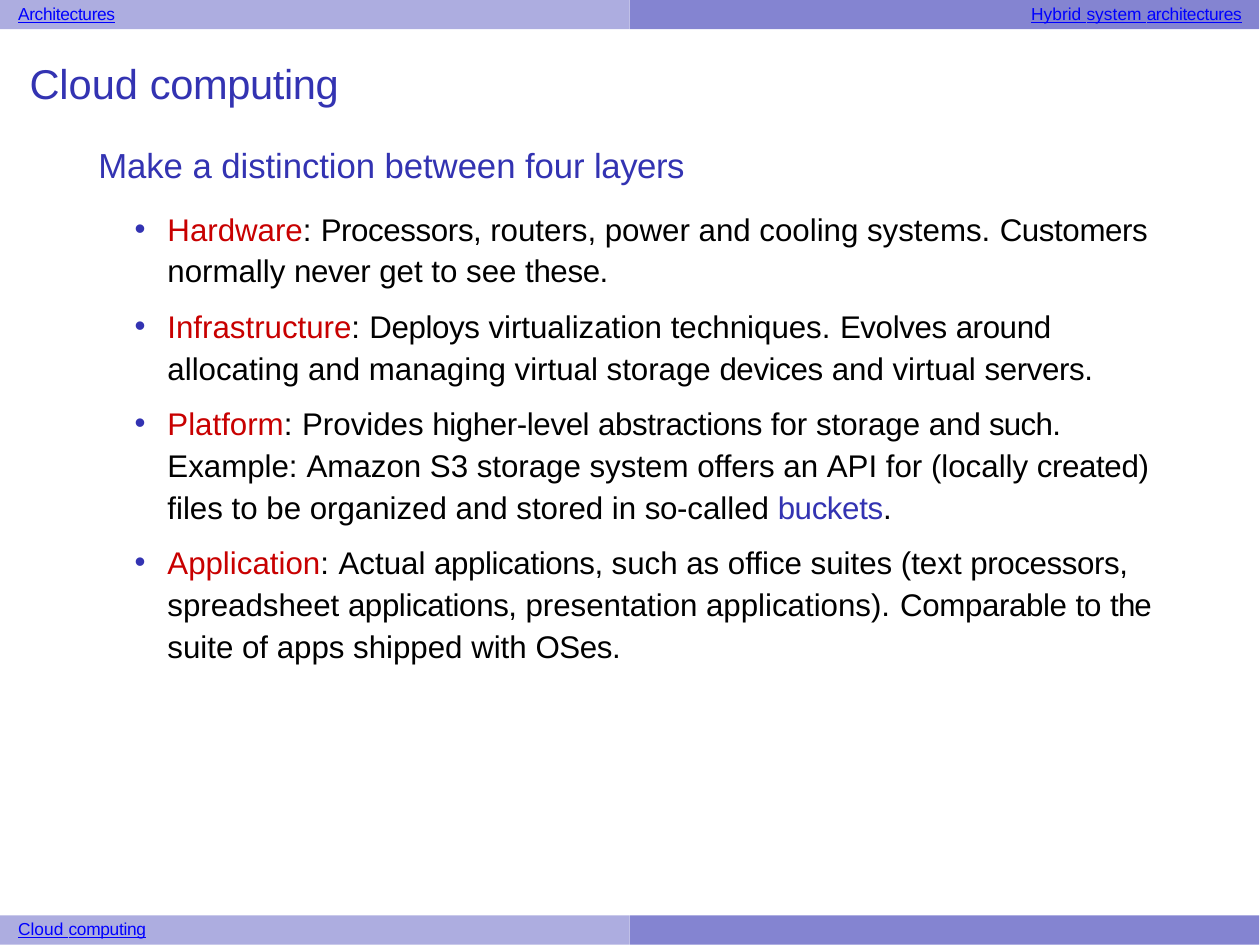
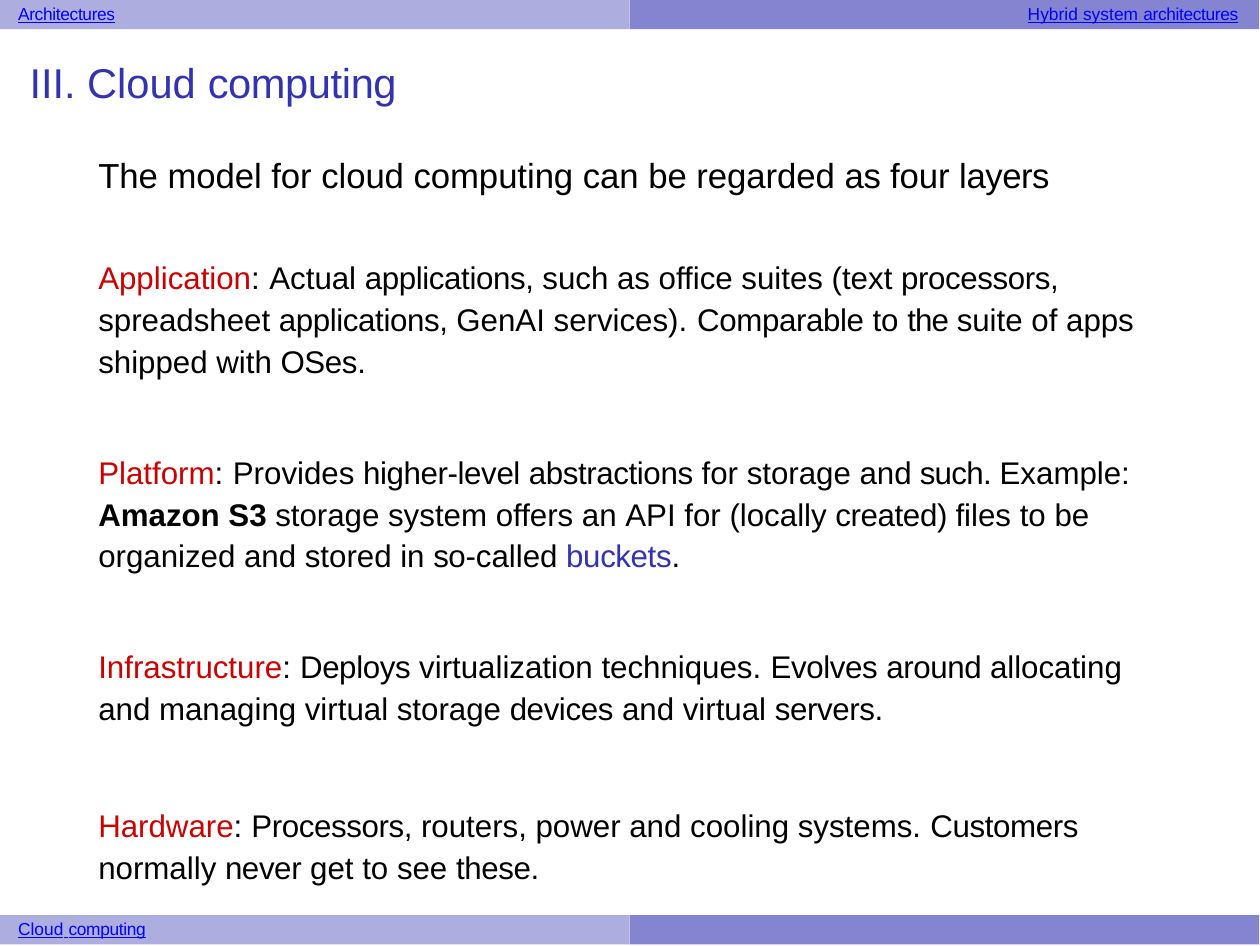
Before and after one commit to UVADS/distributed_computing, a slide deck: slide 21 of 03_dataframes_and_spark_sql/system_architecture_examples.pptx (slide 8 before the commit). Drawn at 1260x946 pixels with LibreOffice and Linux fonts; fonts in the diff are those of the drawing. Boxes give left, top, right and bottom in pixels: in the first picture for what was removed or moved away, otherwise in the second. Text is boxed around its words. In the diff, an @@ line names an element or a change of style, - is before the commit and + after.

```diff
--- a/03_dataframes_and_spark_sql/system_architecture_examples.pptx
+++ b/03_dataframes_and_spark_sql/system_architecture_examples.pptx
@@ freeform shape removed at (x1=630, y1=0, x2=1260, y2=30) @@
@@ freeform shape added at (x1=630, y1=0, x2=1260, y2=30), fill #8484D1 @@
@@ text at (x1=1028, y1=7, x2=1238, y2=24): text changed @@
-Architectures Hybrid system architectures
+Hybrid system architectures
@@ text at (x1=30, y1=68, x2=397, y2=106): text changed @@
-Cloud computing
+III. Cloud computing
@@ text "The model for cloud computing ..." moved from (x1=98, y1=153, x2=1152, y2=664) to (x1=98, y1=162, x2=1134, y2=885) @@
@@ text at (x1=98, y1=162, x2=1134, y2=726): text changed; size 10 to 9 pt; text colour #3333B2 to #000000 @@
-Make a distinction between four layers
+The model for cloud computing can be regarded as four layers
+Application: Actual applications, such as office suites (text processors, spreadsheet applications, GenAI services). Comparable to the suite of apps shipped with OSes.
+Platform: Provides higher-level abstractions for storage and such. Example: Amazon S3 storage system offers an API for (locally created) files to be organized and stored in so-called buckets.
+Infrastructure: Deploys virtualization techniques. Evolves around allocating and managing virtual storage devices and virtual servers.
@@ text at (x1=167, y1=315, x2=1152, y2=664): paragraphs removed @@
-• Infrastructure: Deploys virtualization techniques. Evolves around allocating and managing virtual storage devices and virtual servers.
-• Platform: Provides higher-level abstractions for storage and such. Example: Amazon S3 storage system offers an API for (locally created) files to be organized and stored in so-called buckets.
-• Application: Actual applications, such as office suites (text processors, spreadsheet applications, presentation applications). Comparable to the suite of apps shipped with OSes.
@@ text at (x1=98, y1=814, x2=1078, y2=885): bullet • to none @@
```
Also in this commit, not shown: 6 other slides changed, 14 slides added.
